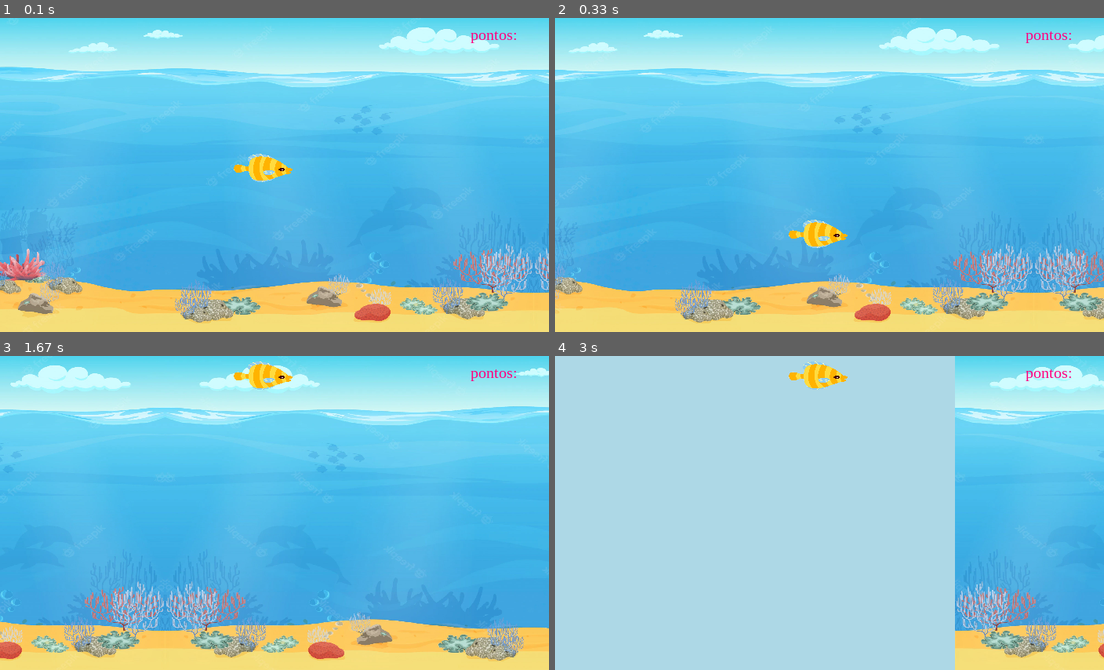
Above: before the commit, frames 1-4 (two rows, left to right).
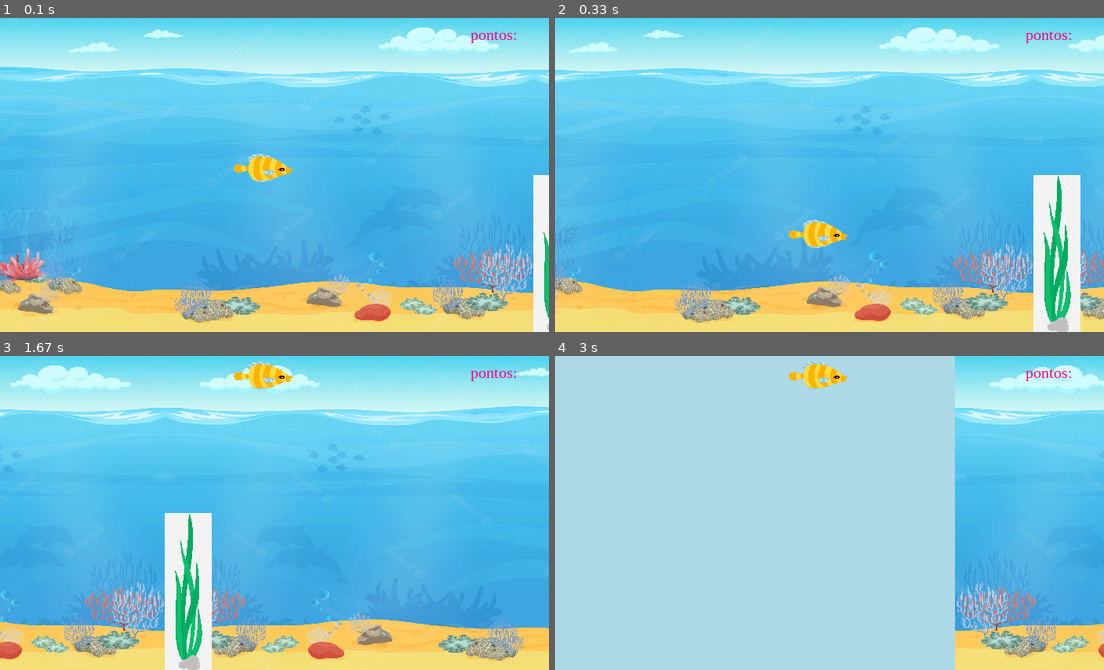
Above: after the commit, the same moments.

Repository: Luiza-Perazzoli/Pygame
Game: pygame game, started from game.py
Same seed, same stepped clock (60 frames per second), same inputs: the game is played once before the commit and once after it.
Inputs:
- Up to frame 1 (0.1 s): no input
- Up to frame 2 (0.33 s): no input
- Up to frame 3 (1.67 s): tap Space at 0.33, 0.73, 1.03, 1.23, 1.57 s
- Up to frame 4 (3 s): tap Space at 1.87, 2.07, 2.37, 2.63, 2.97 s

The runs differ from the first frame. In frame 1, 1.4% of the frame differs, in the area x 97-100%, y 50-100%; in frame 2, 4.3%, in the area x 87-96%, y 50-100%; in frame 3, 4.3%; in frame 4, nothing differs.

Commit message:
alga aparece e se movimenta

Diff:
--- a/game.py
+++ b/game.py
@@ -1,11 +1,12 @@
 import pygame
 from random import*
-from sala import peixe, fundo, fundo2
+from sala import peixe, fundo, fundo2, alga
 
 imagem_fundo=r"imagem/fundo do mar - Copia.webp"
 imagem_fundo2= r"imagem/fundo do mar2.webp"
 imagem_peixe=r"imagem/peixe_amarelo.png"
-imagem_alga=r"imagem/alga.png"
+imagem_alga=r"imagem/alga - Copia.png"
+
 WIDTH = 700
 HEIGHT = 400
 
@@ -24,12 +25,14 @@
 peixes=peixe(0,0,WIDTH,HEIGHT)
 classe_fundo= fundo(WIDTH, HEIGHT)
 classe_fundo2= fundo2(WIDTH, HEIGHT)
+algas= alga(WIDTH, HEIGHT)
 
 while game:
     clock.tick(FPS)
     classe_fundo.update()
     classe_fundo2.update()
     peixes.update()
+    algas.update()
     for event in pygame.event.get():
         if event.type == pygame.KEYDOWN:
             if event.key == pygame.K_SPACE:
@@ -40,6 +43,7 @@
     window.fill((173, 216, 230))
     window.blit(classe_fundo.image, (classe_fundo.rect.x, classe_fundo.rect.y))
     window.blit(classe_fundo2.image, (classe_fundo2.rect.x, classe_fundo2.rect.y))
+    window.blit(algas.image, (algas.rect.x, algas.rect.y))
     window.blit(pontuacao, (600, 10))
     window.blit(peixes.image,(peixes.rect.x-110/2,peixes.rect.y-70/2))
 
--- a/sala.py
+++ b/sala.py
@@ -2,12 +2,28 @@
 from random import*
 import pygame
 
+
 imagem_fundo=r"imagem/fundo do mar - Copia.webp"
 imagem_fundo2= r"imagem/fundo do mar2.webp"
 imagem_peixe=r"imagem/peixe_amarelo.png"
-imagem_alga=r"imagem/alga.png"
+imagem_alga=r"imagem/alga - Copia.png"
 WIDTH = 700
 HEIGHT = 400
+
+class alga(pygame.sprite.Sprite):
+    def __init__(self,WIDTH,HEIGHT):
+        pygame.sprite.Sprite.__init__(self)
+
+        self.image = pygame.image.load(imagem_alga).convert_alpha()
+        self.image = pygame.transform.scale(self.image, (60, 200))
+        self.rect = self.image.get_rect()
+        self.rect.x = WIDTH
+        self.rect.y = HEIGHT-200
+        self.speedx = -10
+        self.speedy = 0
+
+    def update(self):
+        self.rect.x += self.speedx
 
 class peixe(pygame.sprite.Sprite):
     def __init__(self,vel_x,vel_y,WIDTH,HEIGHT):
